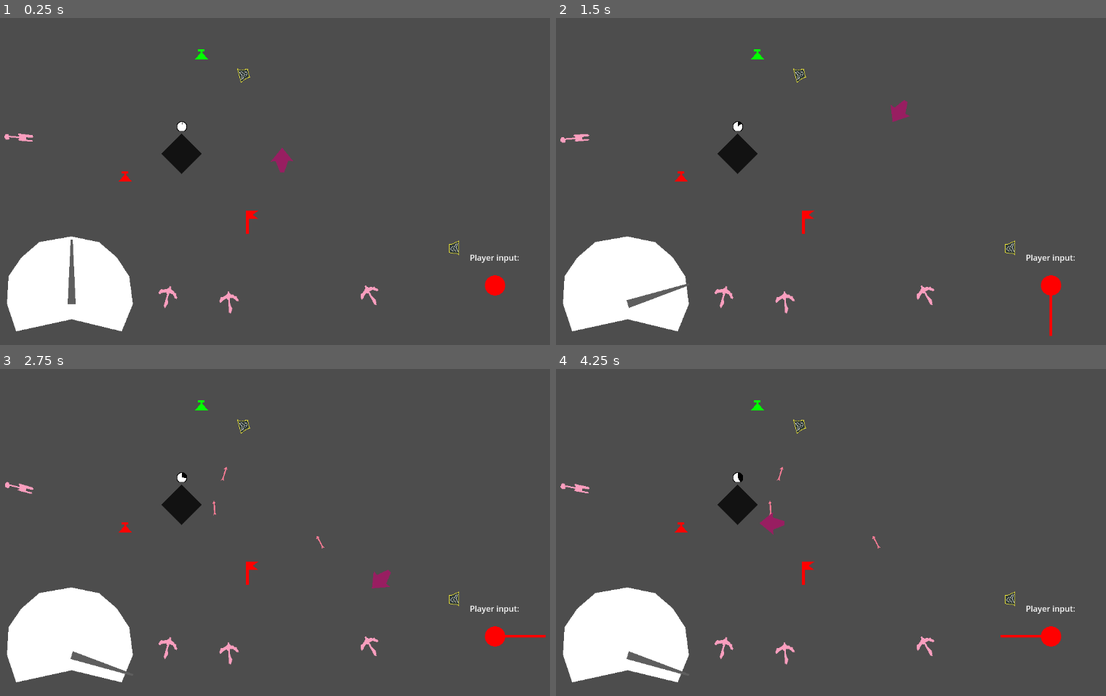
Above: before the commit, frames 1-4 (two rows, left to right).
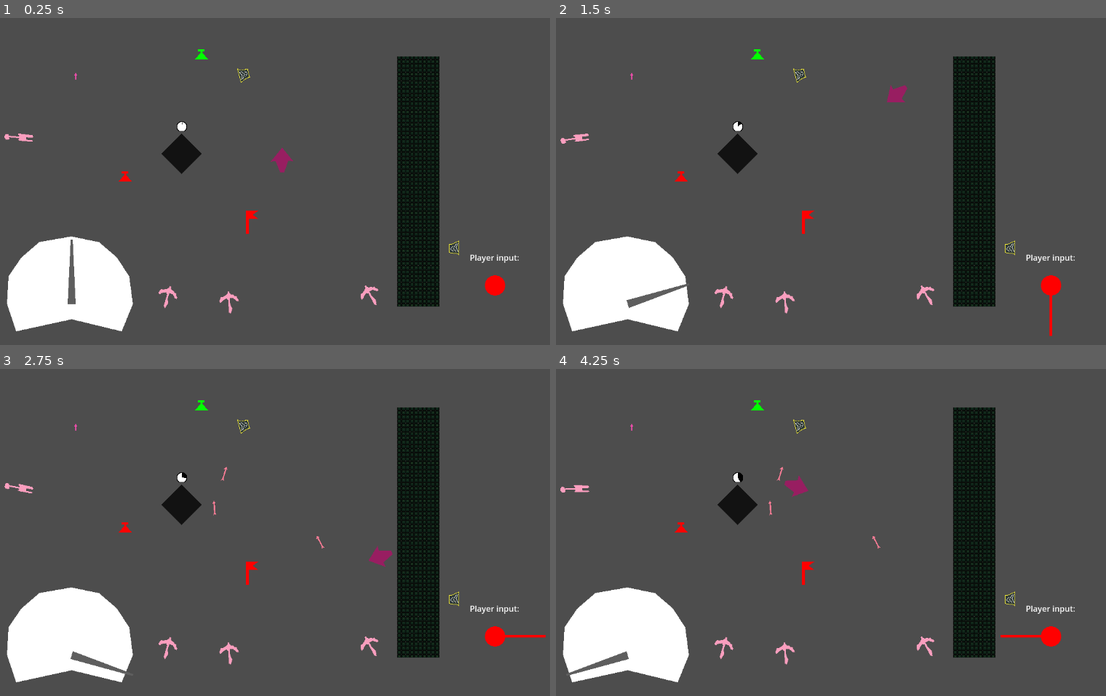
Above: after the commit, the same moments.

Repository: IwailerI/micro-jam-colors
Game: Godot game, scene res://scenes/level/level.tscn
Two runs of this game, one before a commit and one after it. Both use one fixed random seed, a clock stepped at 60 frames per second and the inputs below. The engine's default icon, where the game draws it, is replaced by a stand-in: a white triangle on a blue panel in a dark square.
Inputs:
- Up to frame 1 (0.25 s): no input
- Up to frame 2 (1.5 s): hold D (movement_right) 0.53-1.28 s; hold Space (throttle) 0.53-1.28 s; hold S (movement_down) from 1.28 s (still down); tap Space (throttle) at 1.35 s
- Up to frame 3 (2.75 s): release S (movement_down) at 2.03 s; hold D (movement_right) from 2.03 s (still down); hold Space (throttle) from 2.03 s (still down)
- Up to frame 4 (4.25 s): release D (movement_right) at 2.78 s; release Space (throttle) at 2.78 s; hold W (movement_up) 2.78-3.53 s; tap Space (throttle) at 2.85 s; hold A (movement_left) from 3.53 s (still down); hold Space (throttle) from 3.53 s (still down)

The runs differ from the first frame. In frame 1, 5.9% of the frame differs, in the area x 13-80%, y 11-89%; in frame 2, 6.2%; in frame 3, 6.2%; in frame 4, 6.6%, in the area x 0-80%, y 11-94%.

Commit message:
added debug texture to main level

Diff:
--- a/scenes/level/level.tscn
+++ b/scenes/level/level.tscn
@@ -8,13 +8,14 @@
 [ext_resource type="PackedScene" uid="uid://jw5kpdab0etq" path="res://objects/delivery_point/delivery_point.tscn" id="5_hnne4"]
 [ext_resource type="PackedScene" uid="uid://bt0stmwrnku5k" path="res://objects/brewing_stand/brewing_stand.tscn" id="6_wcngd"]
 [ext_resource type="PackedScene" uid="uid://dwffie5p7ox4j" path="res://objects/crossbow/crossbow.tscn" id="7_xv074"]
+[ext_resource type="Texture2D" uid="uid://v8tnsfdrxgnh" path="res://icon.svg" id="8_pe1ox"]
 [ext_resource type="PackedScene" uid="uid://skitiu8xadwy" path="res://objects/catapult/catapult.tscn" id="8_sytrn"]
 [ext_resource type="PackedScene" uid="uid://dp6usse28mhgw" path="res://objects/ramp/ramp.tscn" id="10_tf2q7"]
 
 [sub_resource type="WorldBoundaryShape2D" id="WorldBoundaryShape2D_jww0w"]
 
 [sub_resource type="RectangleShape2D" id="RectangleShape2D_jww0w"]
-size = Vector2(85, 496)
+size = Vector2(84, 496)
 
 [sub_resource type="CircleShape2D" id="CircleShape2D_nbgty"]
 radius = 6.26984
@@ -83,21 +84,34 @@
 shape = SubResource("WorldBoundaryShape2D_jww0w")
 
 [node name="StaticBody2D2" type="StaticBody2D" parent="."]
+position = Vector2(861, 324)
 collision_layer = 2
 collision_mask = 0
+metadata/_edit_group_ = true
+
+[node name="Polygon2D" type="Polygon2D" parent="StaticBody2D2"]
+texture_repeat = 2
+color = Color(0.181365, 0.256131, 0.135452, 1)
+texture = ExtResource("8_pe1ox")
+texture_scale = Vector2(15.365, 15.365)
+polygon = PackedVector2Array(-42, -248, 42, -248, 42, 248, -42, 248)
 
 [node name="CollisionShape2D" type="CollisionShape2D" parent="StaticBody2D2"]
-position = Vector2(869.5, 309)
 shape = SubResource("RectangleShape2D_jww0w")
 
 [node name="StaticBody2D" type="StaticBody2D" parent="." groups=["Hazard"]]
 position = Vector2(182.762, 118.371)
 collision_layer = 4
 collision_mask = 0
+metadata/_edit_group_ = true
 
 [node name="CollisionShape2D" type="CollisionShape2D" parent="StaticBody2D"]
 shape = SubResource("CircleShape2D_nbgty")
 debug_color = Color(0.944911, 0.0655937, 0.561244, 0.42)
+
+[node name="Polygon2D" type="Polygon2D" parent="StaticBody2D"]
+color = Color(1, 0.308347, 0.707747, 1)
+polygon = PackedVector2Array(-0.761993, 3.629, -0.761993, -4.371, -2.76199, -4.371, -2.76199, -6.371, -0.761993, -6.371, -0.761993, -9.371, 1.23801, -9.371, 1.23801, -6.371, 3.23801, -6.371, 3.23801, -4.371, 1.23801, -4.371, 1.23801, 3.629)
 
 [node name="Crossbow" parent="." instance=ExtResource("7_xv074")]
 position = Vector2(366, 546)
Not shown: 1 places in scenes/level/level.tscn that only renumber resources
